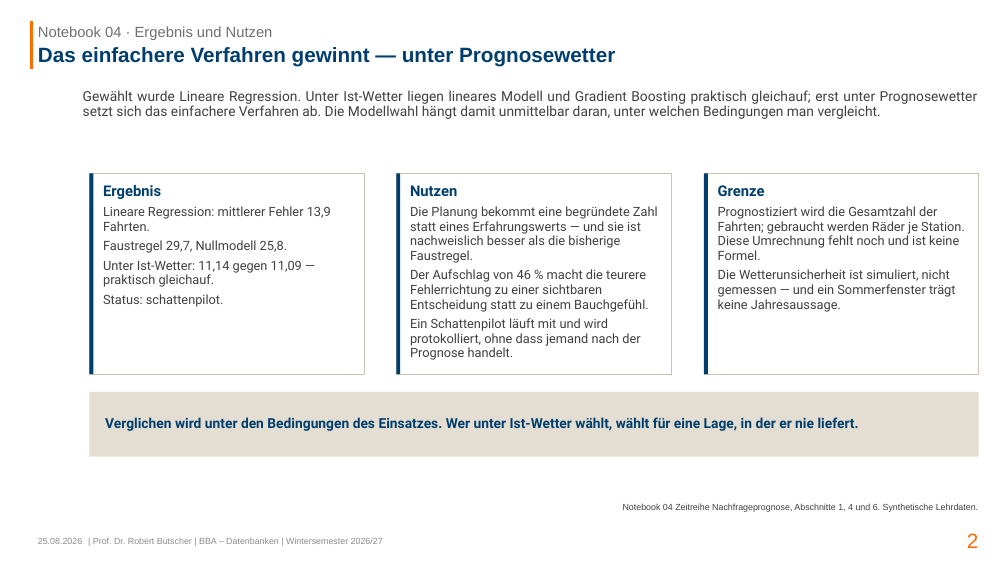
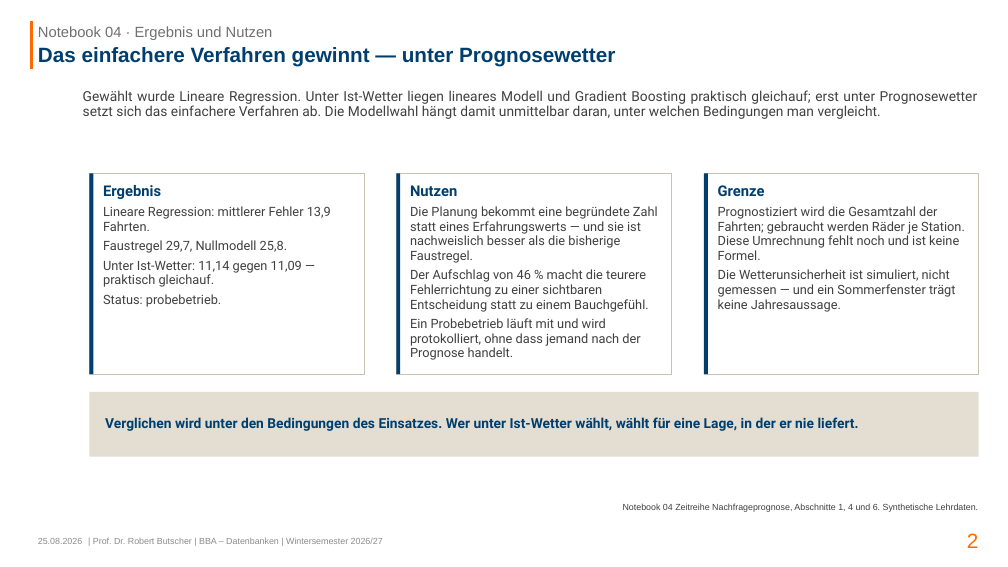
Before and after one commit to swrobuts/velocity-fallstudie, a slide deck: slide 2 of slides/usecases/04_Nachfrageprognose.pptx. Drawn at 1008x567 pixels with LibreOffice and Linux fonts; fonts in the diff are those of the drawing. Boxes give left, top, right and bottom in pixels: in the first picture for what was removed or moved away, otherwise in the second. Text is boxed around its words. In the diff, an @@ line names an element or a change of style, - is before the commit and + after.

```diff
--- a/slides/usecases/04_Nachfrageprognose.pptx
+++ b/slides/usecases/04_Nachfrageprognose.pptx
@@ text at box(103, 294, 221, 307): text changed @@
-Status: schattenpilot.
+Status: probebetrieb.
@@ text at box(410, 318, 640, 360): text changed @@
-Ein Schattenpilot läuft mit und wird protokolliert, ohne dass jemand nach der Prognose handelt.
+Ein Probebetrieb läuft mit und wird protokolliert, ohne dass jemand nach der Prognose handelt.
```
Also in this commit, not shown: 23 other files.
